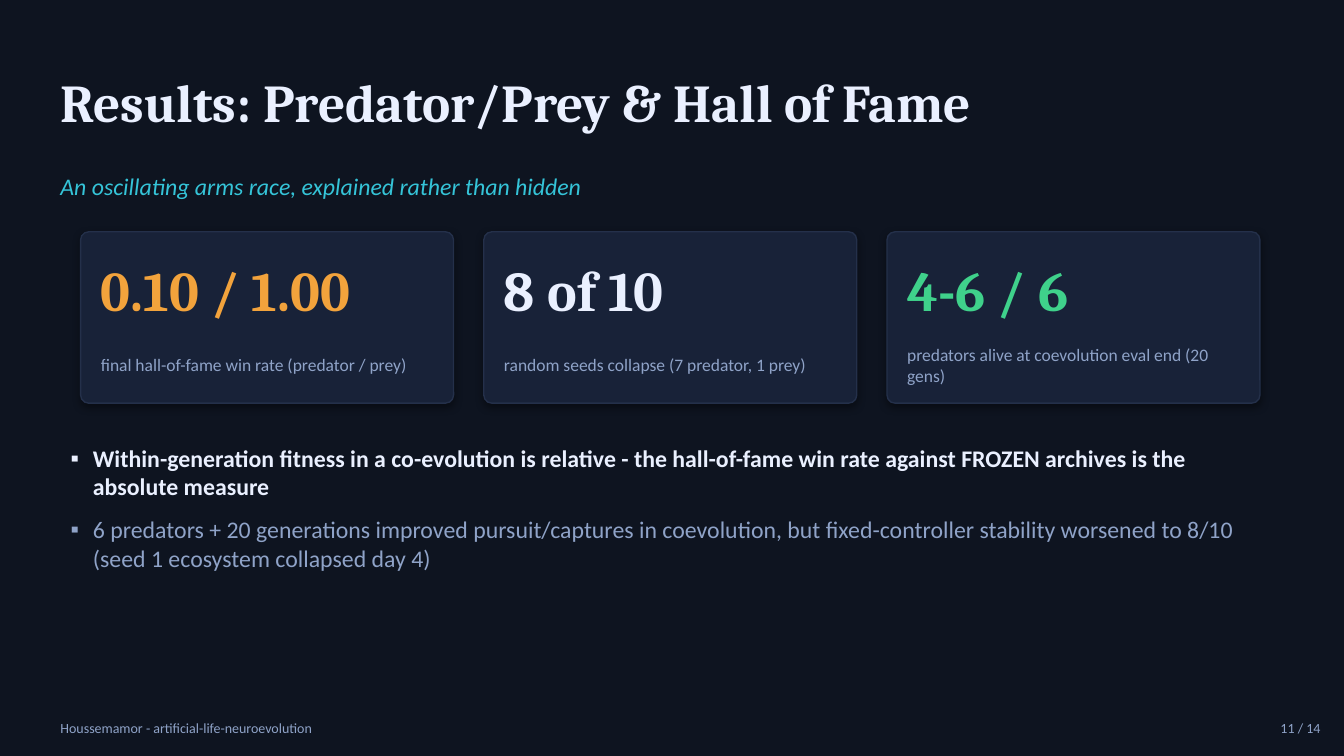
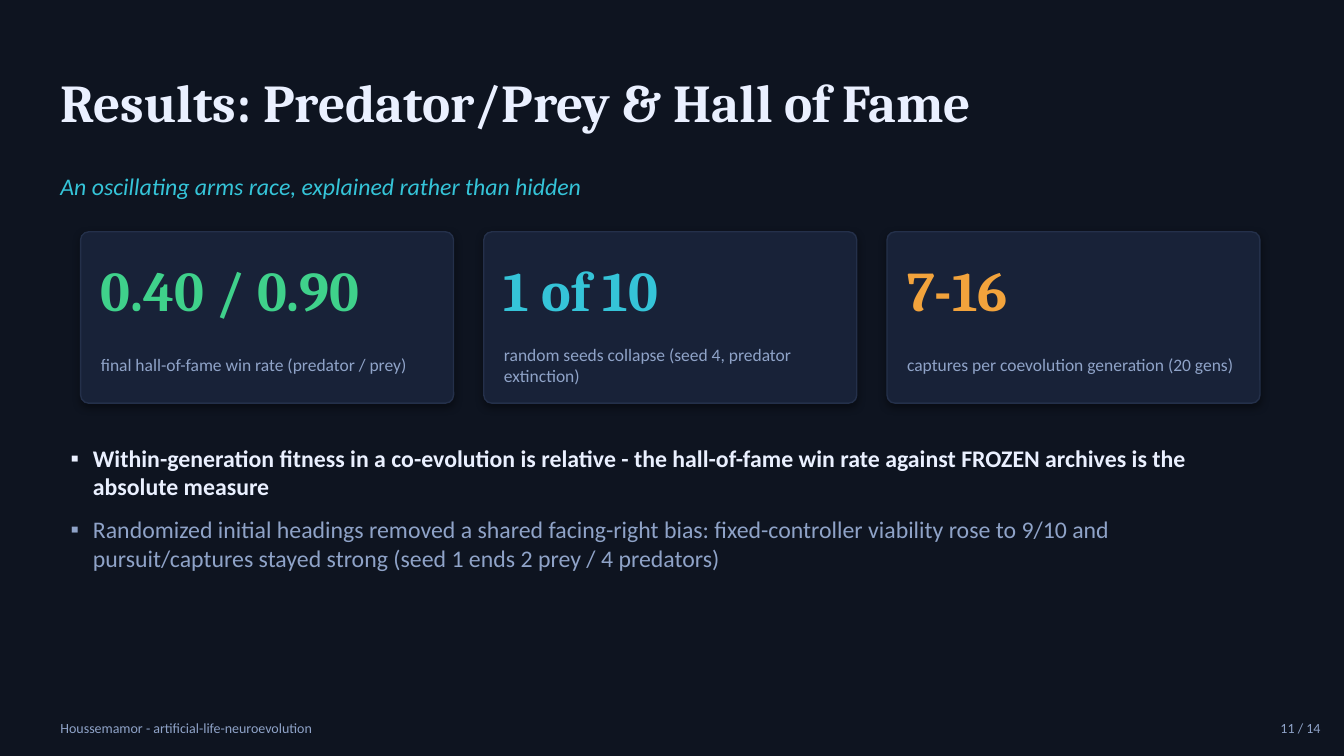
Before and after one commit to Houssemamor/ARTIFICIAL-LIFE-Simulation-Using-Neuroevolution-and-Genetic-Algorithms, a slide deck: slide 11 of docs/presentation_deck.pptx. Drawn at 1344x756 pixels with LibreOffice and Linux fonts; fonts in the diff are those of the drawing. Boxes give left, top, right and bottom in pixels: in the first picture for what was removed or moved away, otherwise in the second. Text is boxed around its words. In the diff, an @@ line names an element or a change of style, - is before the commit and + after.

Commit message:
feat(simulation): randomize initial headings and refresh coevolution results
Randomize prey, predator, and newborn headings at spawn to remove shared
initial orientation bias, and rerun the 6-predator/20-generation coevolution
pipeline with the new initial-state dynamics.

- agents/simulation/evolution/experiments/analytics/app: assign uniform random
  headings from seeded RNG streams at runtime spawn and reproduction sites
- configs/predator_prey.json, experiments/EXP-COEV/*, experiments/EXP-SHOWCASE/recording.json:
  regenerate coevolution, ecosystem, stability-sweep, and showcase artifacts
- docs/*, README.md, PLAN.md, generate_deck.js, dashboard.html, webdash outputs:
  reconcile metrics, narrative, and presentation materials with measured results
- tests/integration/test_predator_prey_stability.py: align viability sample with
  the committed stability sweep

```diff
--- a/docs/presentation_deck.pptx
+++ b/docs/presentation_deck.pptx
@@ text at [101, 273, 359, 312]: text changed; text colour #F2A33C to #3FD18B @@
-0.10 / 1.00
+0.40 / 0.90
@@ text at [504, 271, 658, 312]: text changed; text colour #EAF0FF to #35C4D8 @@
-8 of 10
+1 of 10
@@ text at [907, 273, 1008, 312]: text changed; text colour #3FD18B to #F2A33C @@
-4-6 / 6
+7-16
@@ text at [504, 348, 791, 384]: text changed @@
-random seeds collapse (7 predator, 1 prey)
+random seeds collapse (seed 4, predator extinction)
@@ text at [907, 358, 1233, 374]: text changed @@
-predators alive at coevolution eval end (20 gens)
+captures per coevolution generation (20 gens)
@@ text at [93, 521, 1108, 571]: text changed @@
-▪ 6 predators + 20 generations improved pursuit/captures in coevolution, but fixed-controller stability worsened to 8/10 (seed 1 ecosystem collapsed day 4)
+▪ Randomized initial headings removed a shared facing-right bias: fixed-controller viability rose to 9/10 and pursuit/captures stayed strong (seed 1 ends 2 prey / 4 predators)
```
Also in this commit, not shown: 1 other slide changed, 24 other files.
